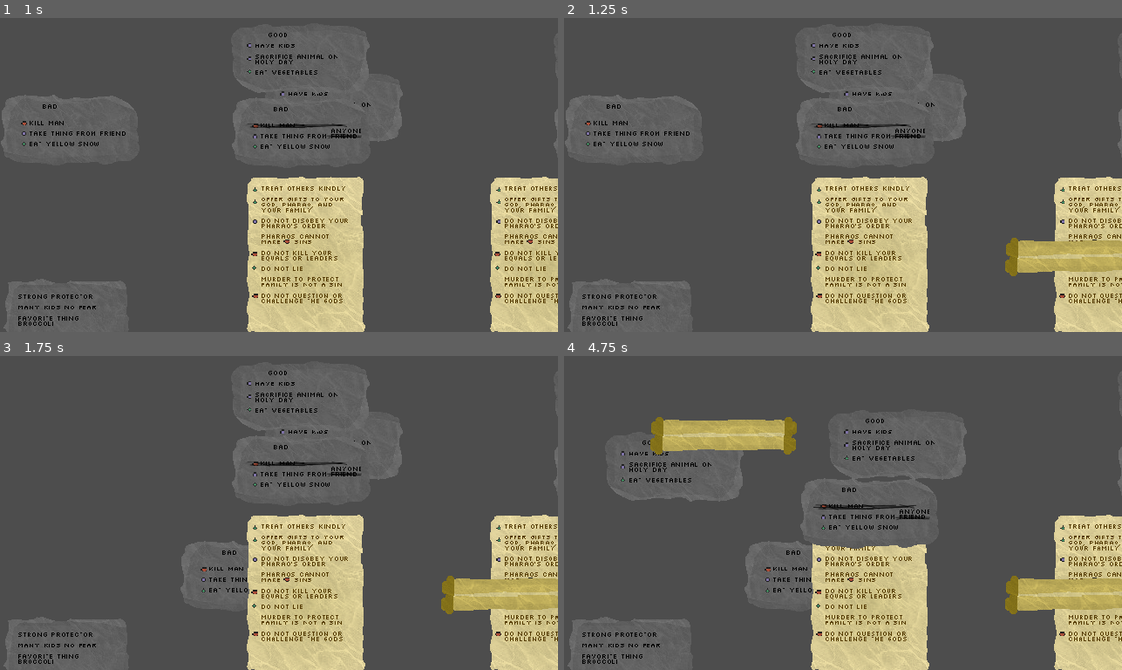
Above: before the commit, frames 1-4 (two rows, left to right).
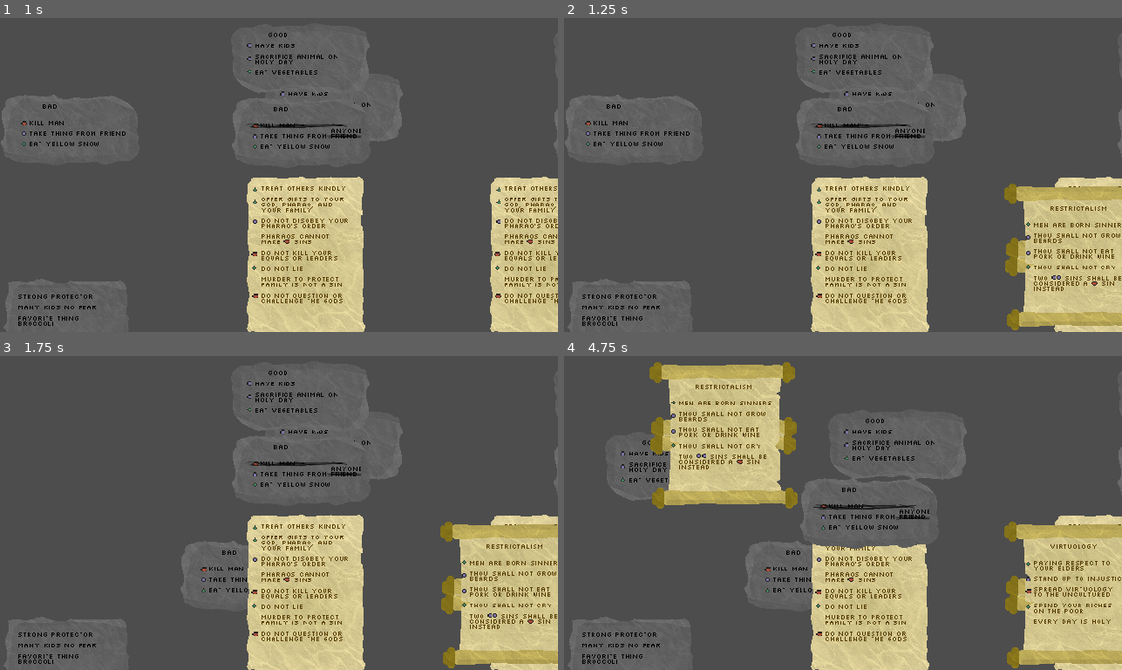
Above: after the commit, the same moments.

Repository: NicEastvillage/GMTKGameJam2024
Game: Godot game, scene res://scenes/content_preview.tscn
Same seed, same stepped clock (60 frames per second), same inputs: the game is played once before the commit and once after it. This scene is started directly instead of the project's main scene.
Inputs (mouse positions are in pixels of both pictures, inside the frame that each line leads up to):
- Up to frame 1 (1 s): tap Enter at 0.5 s; drag from (72, 55) to (334, 105) at 0.52 s
- Up to frame 2 (1.25 s): no input
- Up to frame 3 (1.75 s): drag from (72, 465) to (251, 575) at 1.27 s
- Up to frame 4 (4.75 s): tap Space at 2, 3.5 s; move the mouse to (870, 594) at 2.02 s; click (870, 594) at 2.17 s; tap Enter at 2.75, 4.25 s; drag from (865, 396) to (675, 465) at 2.77 s; drag from (865, 469) to (870, 513) at 3.52 s; drag from (1116, 594) to (759, 434) at 4.27 s

Frame 1 is identical in both runs. In frame 2, 5.5% of the frame differs, in the area x 78-100%, y 52-100%; in frame 3, 5.5%; in frame 4, 15%, in the area x 15-100%, y 1-100%.

Commit message:
Added Charles Darwy

Diff:
--- a/data/S3/S3.tres
+++ b/data/S3/S3.tres
@@ -5,7 +5,7 @@
 [ext_resource type="PackedScene" uid="uid://d33wmdbfkyvso" path="res://data/S1/S1_doc_1.tscn" id="2_1cqx6"]
 [ext_resource type="Script" path="res://scripts/StageData.gd" id="2_f34lr"]
 [ext_resource type="PackedScene" uid="uid://cxn5b86fiunw8" path="res://data/S2/S2_doc_mod_S1_2.tscn" id="3_1o0m7"]
-[ext_resource type="Resource" uid="uid://cxwxuan1xamf8" path="res://data/S3/S3P1_Ea_Nasir/S3P1.tres" id="3_r4ir5"]
+[ext_resource type="Resource" uid="uid://cxwxuan1xamf8" path="res://data/S3/S3P1_Charles_Darwy/S3P1.tres" id="3_r4ir5"]
 [ext_resource type="PackedScene" uid="uid://cgivppnhhmvv8" path="res://data/S2/S2_doc_1.tscn" id="4_ubeu2"]
 [ext_resource type="PackedScene" uid="uid://dhgbdbaodso6l" path="res://data/S3/S3_doc_restrictalism.tscn" id="5_78wji"]
 [ext_resource type="PackedScene" uid="uid://bsoexd6xmlnte" path="res://data/S3/S3_doc_virtuology.tscn" id="6_4daji"]
--- /dev/null
+++ b/data/S3/S3P1_Charles_Darwy/S3P1.tres
@@ -0,0 +1,13 @@
+[gd_resource type="Resource" script_class="PersonData" load_steps=5 format=3 uid="uid://cxwxuan1xamf8"]
+
+[ext_resource type="PackedScene" uid="uid://c7h06enm2isy5" path="res://data/S3/S3P1_Charles_Darwy/S3P1_cert.tscn" id="1_ddgrc"]
+[ext_resource type="PackedScene" uid="uid://dg6qhpnhqmfxi" path="res://data/S3/S3P1_Charles_Darwy/S3P1_life.tscn" id="2_bq4d0"]
+[ext_resource type="Texture2D" uid="uid://d36mmhda7klo4" path="res://sprites/Portraits/PortraitDarwin.png" id="3_p18s6"]
+[ext_resource type="Script" path="res://scripts/PersonData.gd" id="4_xwgy7"]
+
+[resource]
+script = ExtResource("4_xwgy7")
+name = "Charles Darwy"
+portrait = ExtResource("3_p18s6")
+verdict_sinner = true
+person_documents = Array[PackedScene]([ExtResource("1_ddgrc"), ExtResource("2_bq4d0")])
--- /dev/null
+++ b/data/S3/S3P1_Charles_Darwy/S3P1_cert.tscn
@@ -0,0 +1,71 @@
+[gd_scene load_steps=10 format=3 uid="uid://c7h06enm2isy5"]
+
+[ext_resource type="Script" path="res://scripts/scroll.gd" id="1_dux3r"]
+[ext_resource type="Texture2D" uid="uid://cmkaf1xpr2372" path="res://sprites/ScrollFolded.png" id="2_1kqso"]
+[ext_resource type="AudioStream" uid="uid://dm2w7djhevvd4" path="res://sounds/paper4.wav" id="3_136lv"]
+[ext_resource type="AudioStream" uid="uid://b3yglo6ubp644" path="res://sounds/paper.wav" id="4_8hhjw"]
+[ext_resource type="Texture2D" uid="uid://blbdgyvj8ix44" path="res://sprites/ScrollOpen.png" id="5_w7enf"]
+[ext_resource type="Theme" uid="uid://buyb8v1ge6h0c" path="res://Fonts/Stone Age.tres" id="6_umnao"]
+[ext_resource type="LabelSettings" uid="uid://68yv14anvw22" path="res://Fonts/font_egyptian.tres" id="7_p66gl"]
+
+[sub_resource type="RectangleShape2D" id="RectangleShape2D_2jh7o"]
+size = Vector2(140, 35)
+
+[sub_resource type="RectangleShape2D" id="RectangleShape2D_yj6eq"]
+size = Vector2(140, 160)
+
+[node name="Draggable" type="CharacterBody2D"]
+collision_layer = 4
+collision_mask = 0
+input_pickable = true
+script = ExtResource("1_dux3r")
+
+[node name="sprite_closed" type="Sprite2D" parent="."]
+texture = ExtResource("2_1kqso")
+
+[node name="shape_closed" type="CollisionShape2D" parent="."]
+position = Vector2(2, -0.5)
+shape = SubResource("RectangleShape2D_2jh7o")
+
+[node name="SelectedSound" type="AudioStreamPlayer2D" parent="."]
+position = Vector2(-1, -1)
+stream = ExtResource("3_136lv")
+
+[node name="DroppedSound" type="AudioStreamPlayer2D" parent="."]
+position = Vector2(-1, -2)
+stream = ExtResource("4_8hhjw")
+
+[node name="shape_open" type="CollisionShape2D" parent="."]
+position = Vector2(2, -1)
+shape = SubResource("RectangleShape2D_yj6eq")
+disabled = true
+
+[node name="sprite_open" type="Sprite2D" parent="."]
+visible = false
+texture = ExtResource("5_w7enf")
+
+[node name="Label2" type="Label" parent="sprite_open"]
+offset_left = -52.0
+offset_top = -59.0
+offset_right = 56.0
+offset_bottom = 64.0
+theme = ExtResource("6_umnao")
+text = "   Death Certificate
+
+Name: Charles Darwy
+
+PARENTS: Frank Darwy & Johanna Darwy
+
+Profession: Researcher
+
+Religion: Restrictalism
+
+Age at death: 64
+
+Cause of Death:
+Old age"
+label_settings = ExtResource("7_p66gl")
+autowrap_mode = 3
+
+[connection signal="mouse_entered" from="." to="." method="_on_mouse_entered"]
+[connection signal="mouse_exited" from="." to="." method="_on_mouse_exited"]
--- /dev/null
+++ b/data/S3/S3P1_Charles_Darwy/S3P1_life.tscn
@@ -0,0 +1,68 @@
+[gd_scene load_steps=10 format=3 uid="uid://dg6qhpnhqmfxi"]
+
+[ext_resource type="Script" path="res://scripts/scroll.gd" id="1_hg1s0"]
+[ext_resource type="Texture2D" uid="uid://cmkaf1xpr2372" path="res://sprites/ScrollFolded.png" id="2_dmd2k"]
+[ext_resource type="AudioStream" uid="uid://dm2w7djhevvd4" path="res://sounds/paper4.wav" id="3_k2h7a"]
+[ext_resource type="AudioStream" uid="uid://b3yglo6ubp644" path="res://sounds/paper.wav" id="4_e6gic"]
+[ext_resource type="Texture2D" uid="uid://blbdgyvj8ix44" path="res://sprites/ScrollOpen.png" id="5_g8a0n"]
+[ext_resource type="Theme" uid="uid://buyb8v1ge6h0c" path="res://Fonts/Stone Age.tres" id="6_2hjtc"]
+[ext_resource type="LabelSettings" uid="uid://68yv14anvw22" path="res://Fonts/font_egyptian.tres" id="7_k4vtg"]
+
+[sub_resource type="RectangleShape2D" id="RectangleShape2D_2jh7o"]
+size = Vector2(140, 35)
+
+[sub_resource type="RectangleShape2D" id="RectangleShape2D_yj6eq"]
+size = Vector2(140, 160)
+
+[node name="Draggable" type="CharacterBody2D"]
+collision_layer = 4
+collision_mask = 0
+input_pickable = true
+script = ExtResource("1_hg1s0")
+
+[node name="sprite_closed" type="Sprite2D" parent="."]
+texture = ExtResource("2_dmd2k")
+
+[node name="shape_closed" type="CollisionShape2D" parent="."]
+position = Vector2(2, -0.5)
+shape = SubResource("RectangleShape2D_2jh7o")
+
+[node name="SelectedSound" type="AudioStreamPlayer2D" parent="."]
+position = Vector2(-1, -1)
+stream = ExtResource("3_k2h7a")
+
+[node name="DroppedSound" type="AudioStreamPlayer2D" parent="."]
+position = Vector2(-1, -2)
+stream = ExtResource("4_e6gic")
+
+[node name="shape_open" type="CollisionShape2D" parent="."]
+position = Vector2(2, -1)
+shape = SubResource("RectangleShape2D_yj6eq")
+disabled = true
+
+[node name="sprite_open" type="Sprite2D" parent="."]
+visible = false
+texture = ExtResource("5_g8a0n")
+
+[node name="Label2" type="Label" parent="sprite_open"]
+offset_left = -52.0
+offset_top = -59.0
+offset_right = 56.0
+offset_bottom = 64.0
+theme = ExtResource("6_2hjtc")
+text = "         Memoir
+
+Terrible sailor
+
+Formulated a theory of how life evolves through natural selection
+
+Wrote a book and gifted copies to family and friends
+
+Had a huge crush on Taylor Swift
+
+Never married"
+label_settings = ExtResource("7_k4vtg")
+autowrap_mode = 3
+
+[connection signal="mouse_entered" from="." to="." method="_on_mouse_entered"]
+[connection signal="mouse_exited" from="." to="." method="_on_mouse_exited"]
--- a/data/S3/S3P1_Ea_Nasir/S3P1.tres
+++ /dev/null
@@ -1,11 +0,0 @@
-[gd_resource type="Resource" script_class="PersonData" load_steps=3 format=3 uid="uid://cxwxuan1xamf8"]
-
-[ext_resource type="Texture2D" uid="uid://dctkbdex7x6nh" path="res://sprites/Portraits/PortraitEaNasir.png" id="1_6eftd"]
-[ext_resource type="Script" path="res://scripts/PersonData.gd" id="1_scweb"]
-
-[resource]
-script = ExtResource("1_scweb")
-name = "Ea Nasir"
-portrait = ExtResource("1_6eftd")
-verdict_sinner = true
-person_documents = Array[PackedScene]([])
--- a/data/S3/S3_doc_restrictalism.tscn
+++ b/data/S3/S3_doc_restrictalism.tscn
@@ -44,7 +44,6 @@
 disabled = true
 
 [node name="sprite_open" type="Sprite2D" parent="."]
-visible = false
 texture = ExtResource("5_sh72h")
 
 [node name="Label2" type="Label" parent="sprite_open"]
--- a/data/S3/S3_doc_virtuology.tscn
+++ b/data/S3/S3_doc_virtuology.tscn
@@ -44,7 +44,6 @@
 disabled = true
 
 [node name="sprite_open" type="Sprite2D" parent="."]
-visible = false
 texture = ExtResource("5_6cwbb")
 
 [node name="Label2" type="Label" parent="sprite_open"]
